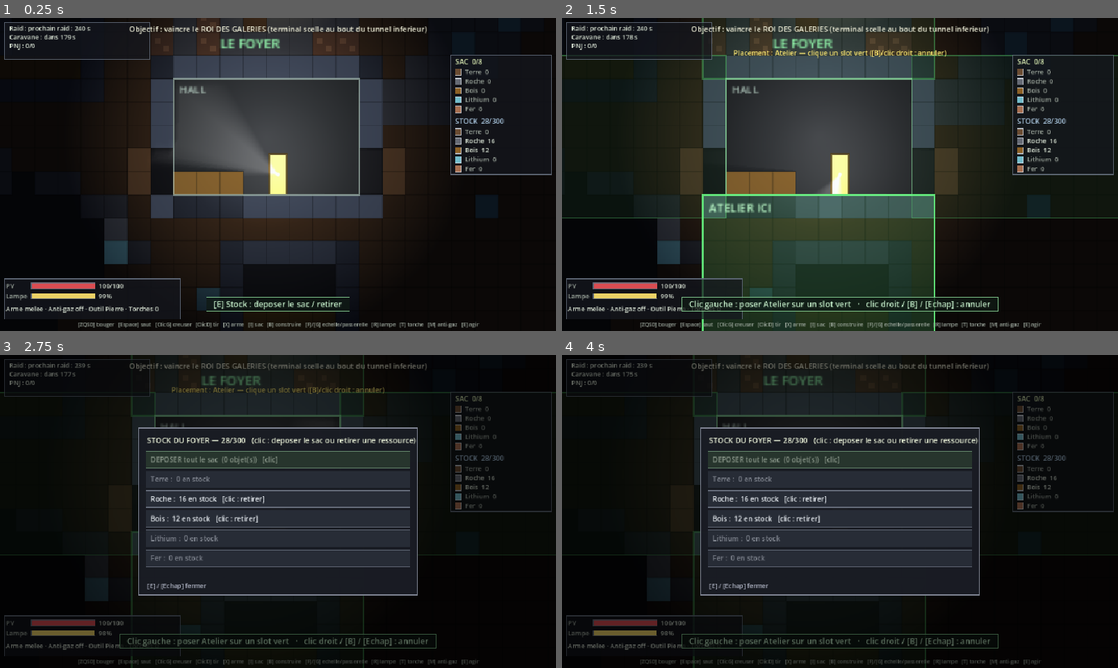
Above: before the commit, frames 1-4 (two rows, left to right).
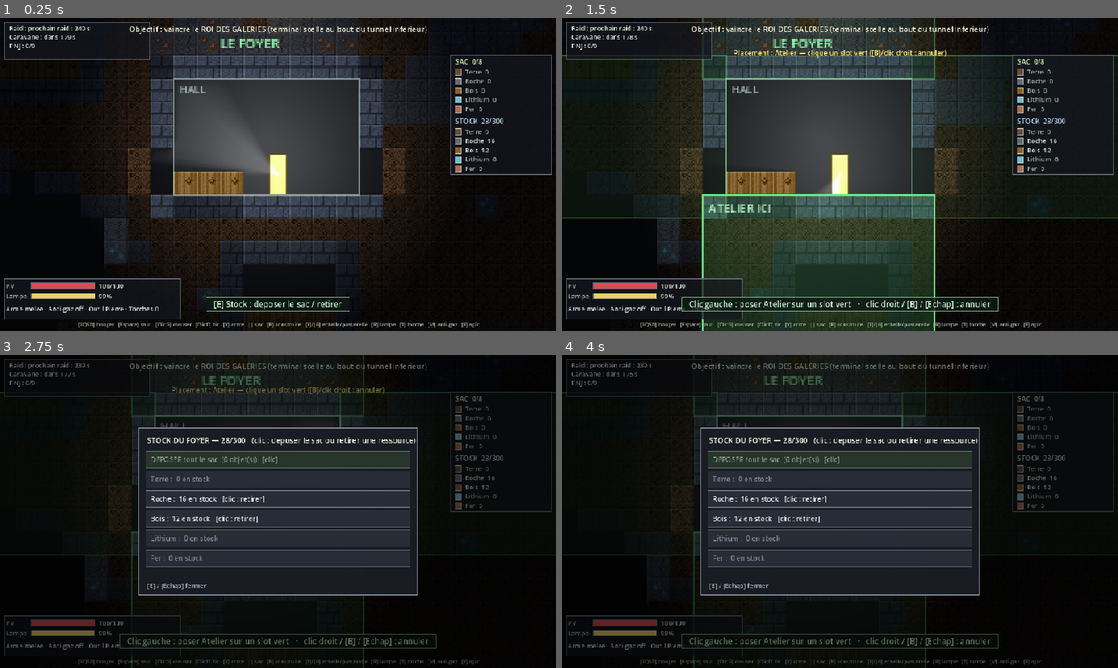
Above: after the commit, the same moments.

Repository: MrAuGIR/lesEnfouis
Game: Godot game, scene res://main.tscn
Two runs of this game, one before a commit and one after it. Both use one fixed random seed, a clock stepped at 60 frames per second and the inputs below.
Inputs (mouse positions are in pixels of both pictures, inside the frame that each line leads up to):
- Up to frame 1 (0.25 s): no input
- Up to frame 2 (1.5 s): tap Enter at 0.5 s; move the mouse to (962, 158) at 0.52 s; hold D 0.53-1.25 s; tap B at 0.6 s; click (962, 158) at 0.67 s; tap Space at 0.77, 1.25 s; drag from (840, 174) to (812, 237) at 1.27 s
- Up to frame 3 (2.75 s): tap Enter at 2 s; move the mouse to (333, 442) at 2.02 s; hold D from 2.03 s (still down); tap E at 2.1 s
- Up to frame 4 (4 s): release D at 2.75 s; tap Space at 2.75, 3.77 s; drag from (812, 574) to (673, 464) at 2.77 s; tap Enter at 3.5 s; move the mouse to (1006, 558) at 3.52 s; hold A from 3.53 s (still down); tap R at 3.6 s

The runs differ from the first frame. In frame 1, 4.4% of the frame differs, in the area x 1-91%, y 0-100%; in frame 2, 4.2%; in frame 3, 1.5%; in frame 4, 1.5%.

Commit message:
texture du monde

Diff:
--- a/game/project.godot
+++ b/game/project.godot
@@ -14,3 +14,7 @@
 window/size/viewport_width=960
 window/size/viewport_height=540
 window/stretch/mode="canvas_items"
+
+[rendering]
+
+textures/canvas_textures/default_texture_filter=0
--- a/game/scripts/marker_view.gd
+++ b/game/scripts/marker_view.gd
@@ -72,9 +72,14 @@
 			var v := light.face_light(tx, ty)
 			if v <= 0.04:
 				continue
-			var col := WorldView.tile_color(t)
-			draw_rect(Rect2(tx * ts, ty * ts, ts, ts), Color(col.r, col.g, col.b, v * 0.85))
-			draw_rect(Rect2(tx * ts, ty * ts, ts, ts), Color(0, 0, 0, 0.15 * v), false, 1.0)
+			var fr := Rect2(tx * ts, ty * ts, ts, ts)
+			var tex := TileArt.tex(t)   # même texture que les blocs révélés, modulée par la lumière reçue
+			if tex != null:
+				draw_texture_rect(tex, fr, false, Color(1, 1, 1, v * 0.85))
+			else:
+				var col := WorldView.tile_color(t)
+				draw_rect(fr, Color(col.r, col.g, col.b, v * 0.85))
+				draw_rect(fr, Color(0, 0, 0, 0.15 * v), false, 1.0)
 	# Voile de gaz toxique (info de zone) au-dessus de GAS_FLOOR_ROW
 	var gas_top := float((pty - WorldView.VIEW_RY) * ts)
 	var gas_bot := minf(float(WorldGrid.GAS_FLOOR_ROW * ts), float((pty + WorldView.VIEW_RY) * ts))
--- /dev/null
+++ b/game/scripts/tile_art.gd
@@ -0,0 +1,152 @@
+class_name TileArt
+extends RefCounted
+## Génère par CODE les textures pixel-art 16×16 des blocs du monde (lot « tileset »).
+## Conforme à la bible visuelle (tuiles 16 px). Zéro fichier externe : chaque texture
+## est authorée pixel par pixel via Image, en mémoire, puis mise en cache. Partagé par
+## world_view.gd (blocs révélés) et marker_view.gd (faces éclairées) → rendu cohérent.
+## Le bruit est DÉTERMINISTE (hash sur les coordonnées) : texture stable, pas de
+## scintillement, et le résultat est le même à chaque lancement.
+##
+## Lisibilité daltonien : les minerais se distinguent par la FORME, pas que la couleur —
+## lithium = cristaux ANGULAIRES, fer = nodules RONDS.
+
+const S := 16   # côté de la tuile (= WorldGrid.TILE)
+
+static var _cache: Dictionary = {}
+
+# Texture du type de tuile t, ou null si non géré (l'appelant retombe sur l'aplat).
+static func tex(t: int) -> Texture2D:
+	if _cache.has(t):
+		return _cache[t]
+	var img := _build(t)
+	var tx: Texture2D = ImageTexture.create_from_image(img) if img != null else null
+	_cache[t] = tx
+	return tx
+
+# --- Outils ------------------------------------------------------------------
+# Hash déterministe 0..1 à partir de (x, y) et d'une graine (canal de bruit).
+static func _h(x: int, y: int, s: int) -> float:
+	var n := ((x + 1) * 73856093) ^ ((y + 1) * 19349663) ^ ((s + 7) * 83492791)
+	n = absi(n)
+	n = (n * 1103515245 + 12345) & 0x7fffffff
+	return float((n >> 8) & 0xffff) / 65535.0
+
+static func _shade(c: Color, d: float) -> Color:
+	return Color(clampf(c.r + d, 0.0, 1.0), clampf(c.g + d, 0.0, 1.0), clampf(c.b + d, 0.0, 1.0), 1.0)
+
+static func _img() -> Image:
+	return Image.create(S, S, false, Image.FORMAT_RGBA8)
+
+# Remplissage granuleux : base + grain déterministe (contraste = amplitude).
+static func _fill_noisy(img: Image, base: Color, contrast: float, seed: int) -> void:
+	for y in S:
+		for x in S:
+			var n := _h(x, y, seed)
+			img.set_pixel(x, y, _shade(base, (n - 0.5) * contrast))
+
+# Biseau : bords haut/gauche éclaircis, bas/droite assombris → volume léger +
+# séparation nette des tuiles (un cadre = repère de forme, utile en daltonisme).
+static func _bevel(img: Image, light: float, dark: float) -> void:
+	for i in S:
+		img.set_pixel(i, 0, _shade(img.get_pixel(i, 0), light))         # haut
+		img.set_pixel(0, i, _shade(img.get_pixel(0, i), light))         # gauche
+		img.set_pixel(i, S - 1, _shade(img.get_pixel(i, S - 1), dark))  # bas
+		img.set_pixel(S - 1, i, _shade(img.get_pixel(S - 1, i), dark))  # droite
+
+# Cristal angulaire (losange) — signature visuelle du lithium.
+static func _crystal(img: Image, cx: int, cy: int, r: int, c: Color) -> void:
+	for dy in range(-r, r + 1):
+		for dx in range(-r, r + 1):
+			if absi(dx) + absi(dy) > r:
+				continue
+			var px := cx + dx
+			var py := cy + dy
+			if px < 1 or px > S - 2 or py < 1 or py > S - 2:
+				continue
+			# cœur plus clair, arête plus sombre → facette
+			var edge := absi(dx) + absi(dy) >= r - 1
+			img.set_pixel(px, py, _shade(c, -0.18) if edge else _shade(c, 0.12))
+
+# Nodule rond — signature visuelle du fer (≠ cristal angulaire).
+static func _nodule(img: Image, cx: int, cy: int, r: int, c: Color) -> void:
+	for dy in range(-r, r + 1):
+		for dx in range(-r, r + 1):
+			if dx * dx + dy * dy > r * r:
+				continue
+			var px := cx + dx
+			var py := cy + dy
+			if px < 1 or px > S - 2 or py < 1 or py > S - 2:
+				continue
+			# reflet en haut-gauche → rondeur
+			var hi := dx <= 0 and dy <= 0 and dx * dx + dy * dy <= (r - 1) * (r - 1)
+			img.set_pixel(px, py, _shade(c, 0.18) if hi else _shade(c, -0.10))
+
+# --- Peintres par type -------------------------------------------------------
+static func _build(t: int) -> Image:
+	var img := _img()
+	match t:
+		WorldGrid.DIRT:
+			_fill_noisy(img, Color(0.42, 0.30, 0.20), 0.20, 11)
+			# quelques cailloux sombres parsemés
+			for k in 5:
+				var cx := int(_h(k, 0, 21) * (S - 4)) + 2
+				var cy := int(_h(0, k, 22) * (S - 4)) + 2
+				_nodule(img, cx, cy, 1, Color(0.30, 0.21, 0.13))
+			_bevel(img, 0.06, -0.10)
+		WorldGrid.ROCK:
+			_fill_noisy(img, Color(0.40, 0.42, 0.46), 0.16, 31)
+			_crack(img, Color(0.24, 0.25, 0.29), 41)
+			_bevel(img, 0.07, -0.11)
+		WorldGrid.WALL:
+			# béton de bunker : appareil de blocs (mortier sombre) = lecture « bâti »
+			_fill_noisy(img, Color(0.30, 0.34, 0.42), 0.10, 51)
+			var mortar := Color(0.18, 0.20, 0.26)
+			for x in S:
+				img.set_pixel(x, 7, mortar)              # joint horizontal médian
+				img.set_pixel(x, 8, _shade(mortar, 0.03))
+			for y in S:
+				img.set_pixel(7 if y < 8 else 11, y, mortar)  # joint vertical décalé entre rangées
+			_bevel(img, 0.10, -0.08)
+		WorldGrid.HARDROCK:
+			# roche dense INDESTRUCTIBLE : striations diagonales serrées = barrière
+			_fill_noisy(img, Color(0.18, 0.20, 0.26), 0.08, 61)
+			for y in S:
+				for x in S:
+					if (x + y) % 4 == 0:
+						img.set_pixel(x, y, _shade(img.get_pixel(x, y), -0.07))
+			_bevel(img, 0.06, -0.06)
+		WorldGrid.WOOD:
+			# étai de bois : grain vertical + nœud
+			var wbase := Color(0.55, 0.38, 0.15)
+			for y in S:
+				for x in S:
+					var col := _shade(wbase, (_h(x, 0, 71) - 0.5) * 0.20)   # veine par colonne
+					col = _shade(col, (_h(x, y, 72) - 0.5) * 0.06)          # grain fin
+					img.set_pixel(x, y, col)
+			for x in range(2, S, 5):                                        # lignes de grain
+				for y in S:
+					img.set_pixel(x, y, _shade(img.get_pixel(x, y), -0.12))
+			_nodule(img, 10, 6, 2, Color(0.40, 0.26, 0.10))                 # nœud
+			_bevel(img, 0.10, -0.12)
+		WorldGrid.LITHIUM:
+			_fill_noisy(img, Color(0.40, 0.42, 0.46), 0.14, 31)            # gangue de roche
+			_crystal(img, 5, 6, 3, Color(0.45, 0.74, 0.80))
+			_crystal(img, 11, 10, 2, Color(0.52, 0.80, 0.86))
+			_crystal(img, 8, 3, 1, Color(0.58, 0.86, 0.92))
+			_bevel(img, 0.07, -0.11)
+		WorldGrid.IRON:
+			_fill_noisy(img, Color(0.40, 0.42, 0.46), 0.14, 31)            # gangue de roche
+			_nodule(img, 5, 5, 2, Color(0.58, 0.40, 0.30))
+			_nodule(img, 11, 9, 3, Color(0.62, 0.43, 0.32))
+			_nodule(img, 7, 12, 1, Color(0.58, 0.40, 0.30))
+			_bevel(img, 0.07, -0.11)
+		_:
+			return null
+	return img
+
+# Fissure : marche aléatoire déterministe verticale, en pixels sombres.
+static func _crack(img: Image, c: Color, seed: int) -> void:
+	var x := int(_h(0, 0, seed) * (S - 6)) + 3
+	for y in range(2, S - 2):
+		img.set_pixel(clampi(x, 1, S - 2), y, c)
+		x += -1 if _h(x, y, seed) < 0.5 else 1
--- a/game/scripts/world_view.gd
+++ b/game/scripts/world_view.gd
@@ -167,11 +167,12 @@
 				else:
 					draw_rect(Rect2(tx * ts + 3, ty * ts + 3, ts - 6, 4), Color(0.08, 0.07, 0.05))
 				continue
-			draw_rect(rect, tile_color(t))
-			if t == WorldGrid.IRON:   # nodules de fer dans la roche
-				draw_rect(Rect2(tx * ts + 3, ty * ts + 4, 4, 4), Color(0.78, 0.55, 0.40))
-				draw_rect(Rect2(tx * ts + 9, ty * ts + 9, 4, 4), Color(0.78, 0.55, 0.40))
-			draw_rect(rect, Color(0, 0, 0, 0.15), false, 1.0)
+			var tex := TileArt.tex(t)   # texture pixel-art (grain, minerais, biseau)
+			if tex != null:
+				draw_texture_rect(tex, rect, false)
+			else:
+				draw_rect(rect, tile_color(t))
+				draw_rect(rect, Color(0, 0, 0, 0.15), false, 1.0)
 	# Rails du métro (Transit) : posés sur le sol des tunnels, clippés à la vue
 	for m in world.metro_rects:
 		var mr: Rect2i = m
Not shown, added: game/scripts/tile_art.gd.uid
